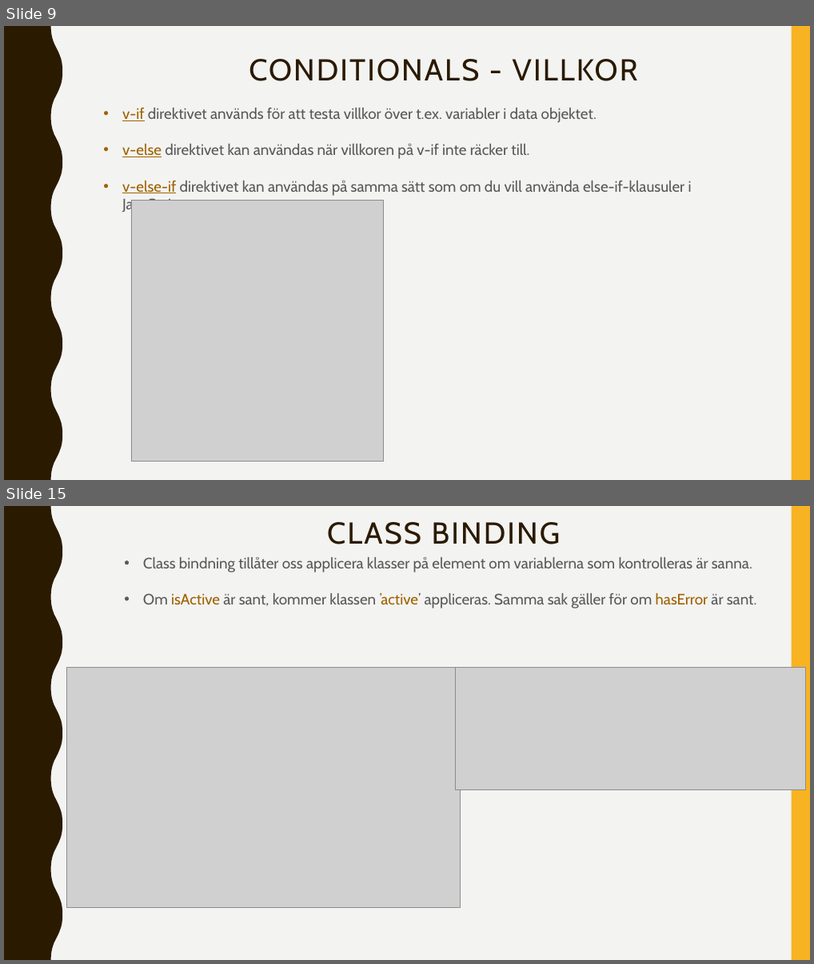
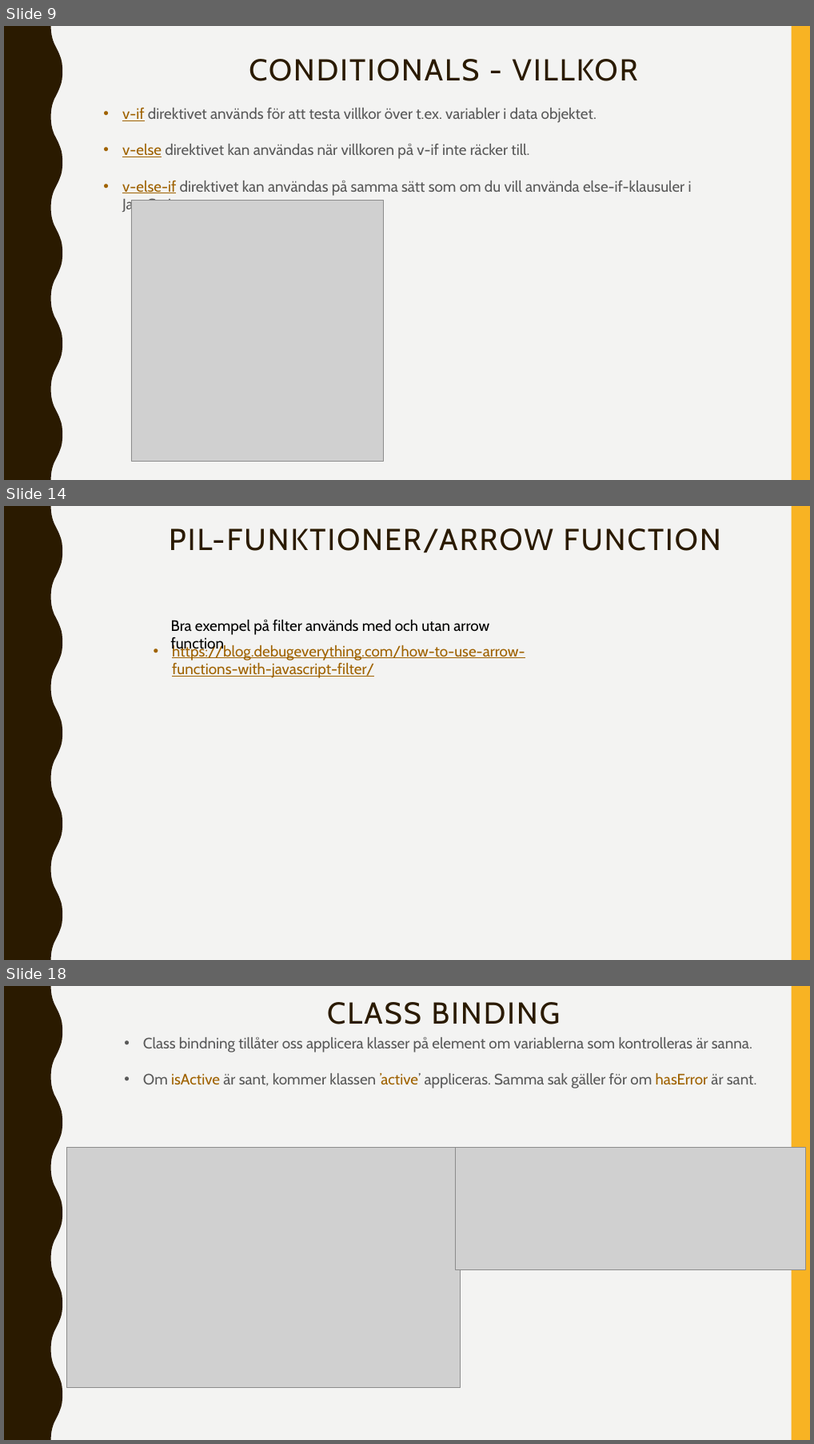
Before and after one commit to abbjetmus/programmering, a slide deck: Vue/Vue.pptx. Shown one above the other, each under a label of ours: slides 9 and 15 before the commit, slides 9, 14 and 18 after it; the slides between them are not shown. The pictures are 814x964 and 814x1444 pixels, drawn with LibreOffice and Linux fonts; fonts in the diff are those of the drawing; grey boxes stand for pictures. Boxes give left, top, right and bottom in pixels: in the first picture for what was removed or moved away, otherwise in the second. Text is boxed around its words. In the diff, an @@ line names an element or a change of style, - is before the commit and + after.

```diff
--- a/Vue/Vue.pptx
+++ b/Vue/Vue.pptx
@@ slide 14 added at [4, 506, 810, 960], background #F3F3F2; not listed: 2 template elements that a slide beside it also shows @@
@@ title added at [169, 528, 722, 553], 36 pt, text #2A1A00 @@
+PIL-FUNKTIONER/ARROW FUNCTION
@@ text added at [171, 619, 490, 635], 18 pt, text #000000 @@
+Bra exempel på filter används med och utan arrow function
@@ text added at [172, 644, 526, 678], 18 pt, text #9F6200, underline @@
+• https://blog.debugeverything.com/how-to-use-arrow-functions-with-javascript-filter/
@@ what was slide 15 is now slide 18 @@
```
Also in this commit, not shown: 5 slides changed, 3 other slides added, 1 other file.
